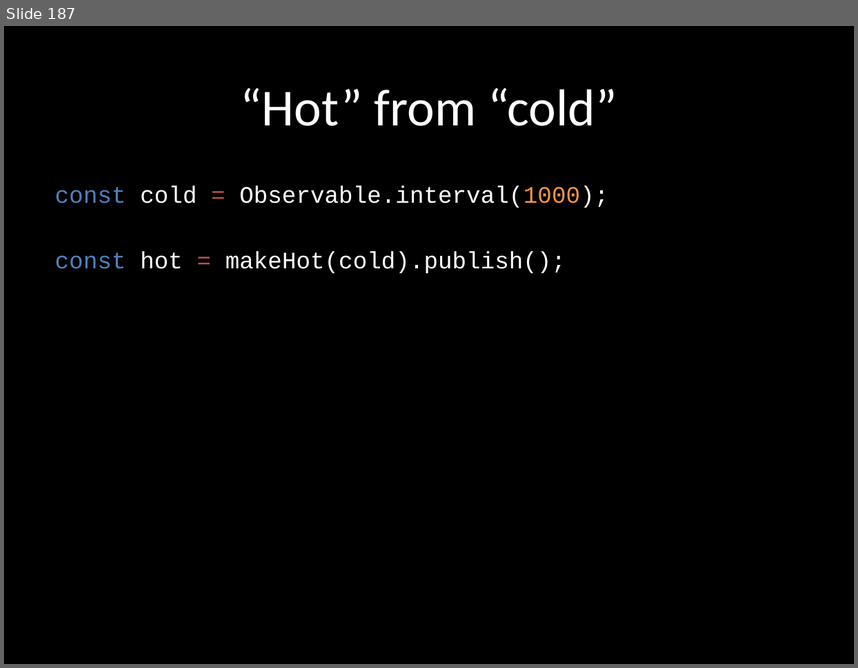
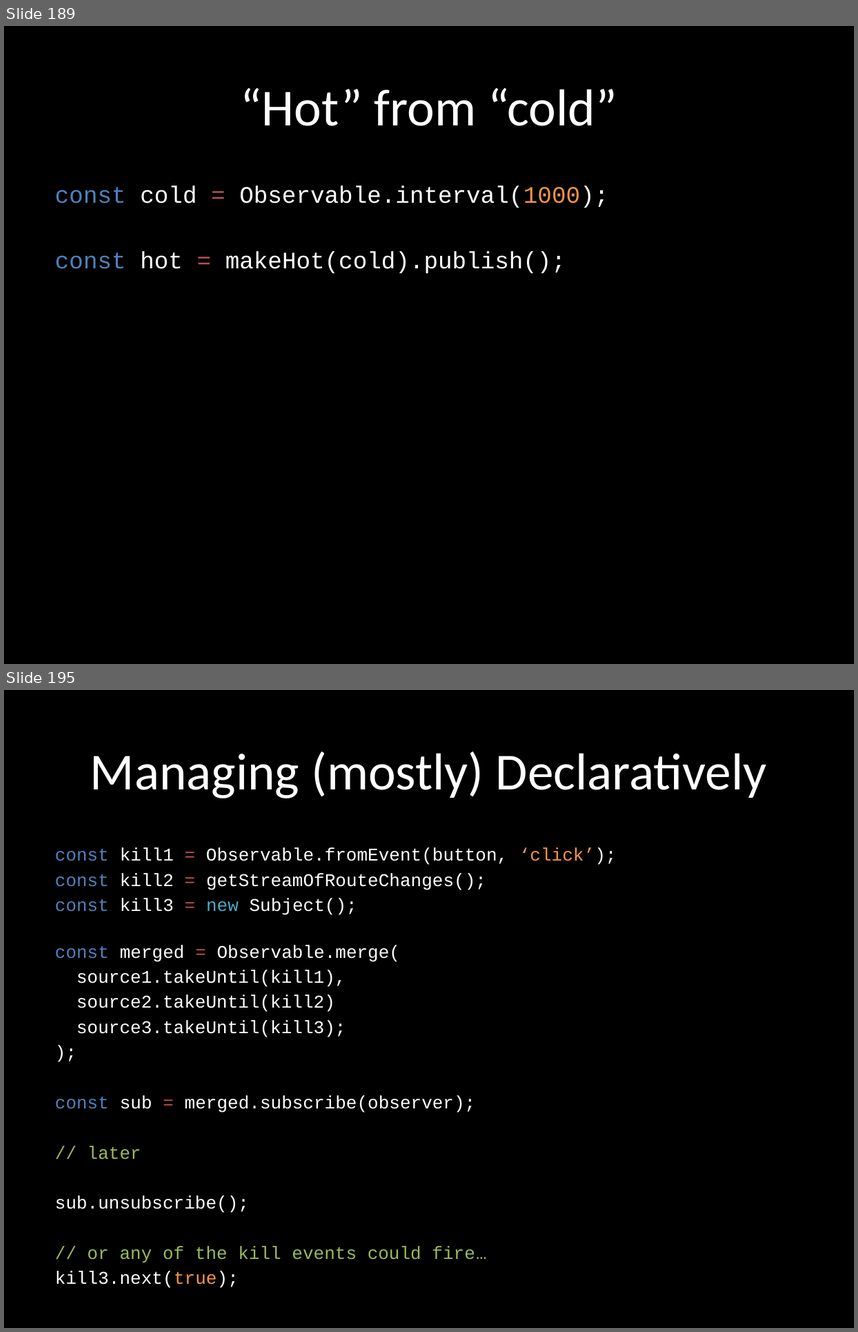
Before and after one commit to benlesh/rxjs-workshop-angular, a slide deck: rxjs-workshop.pptx. Shown one above the other, each under a label of ours: slide 187 before the commit, slides 189 and 195 after it; the slides between them are not shown. The pictures are 858x668 and 858x1332 pixels, drawn with LibreOffice and Linux fonts; fonts in the diff are those of the drawing. Boxes give left, top, right and bottom in pixels: in the first picture for what was removed or moved away, otherwise in the second. Text is boxed around its words. In the diff, an @@ line names an element or a change of style, - is before the commit and + after.

```diff
--- a/rxjs-workshop.pptx
+++ b/rxjs-workshop.pptx
@@ slide 195 added at bbox=[4, 690, 854, 1328], background #000000 @@
@@ title added at bbox=[90, 751, 767, 798], 44 pt, text #FFFFFF @@
+Managing (mostly) Declaratively
@@ text added at bbox=[55, 847, 617, 1263], 15.2 pt, text #FFFFFF @@
+const kill1 = Observable.fromEvent(button, ‘click’);
+const kill2 = getStreamOfRouteChanges();
+const kill3 = new Subject();
+const merged = Observable.merge(
+source1.takeUntil(kill1),
+source2.takeUntil(kill2)
+source3.takeUntil(kill3);
+);
+const sub = merged.subscribe(observer);
+// later
+sub.unsubscribe();
+// or any of the kill events could fire…
+kill3.next(true);
@@ what was slide 187 is now slide 189 @@
```
Also in this commit, not shown: 2 slides changed, 23 other slides added, 1 slide removed, 19 other files.
